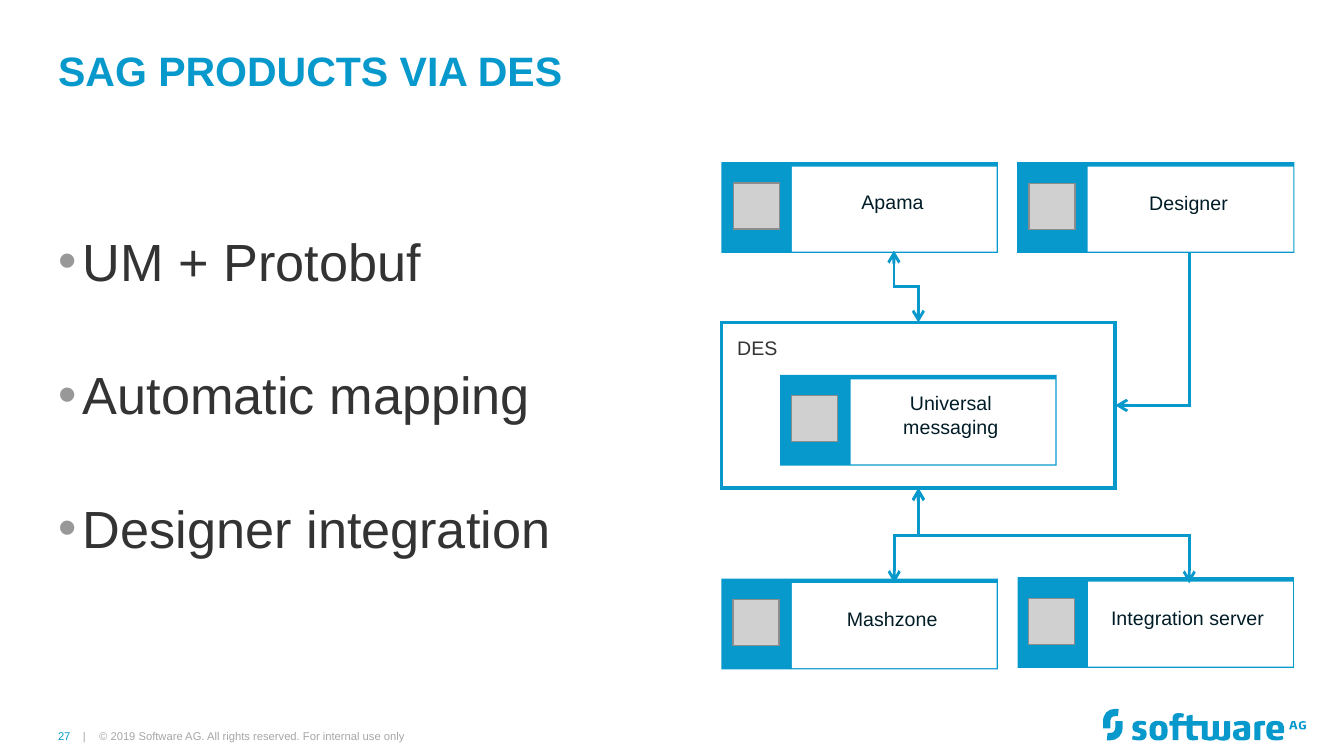
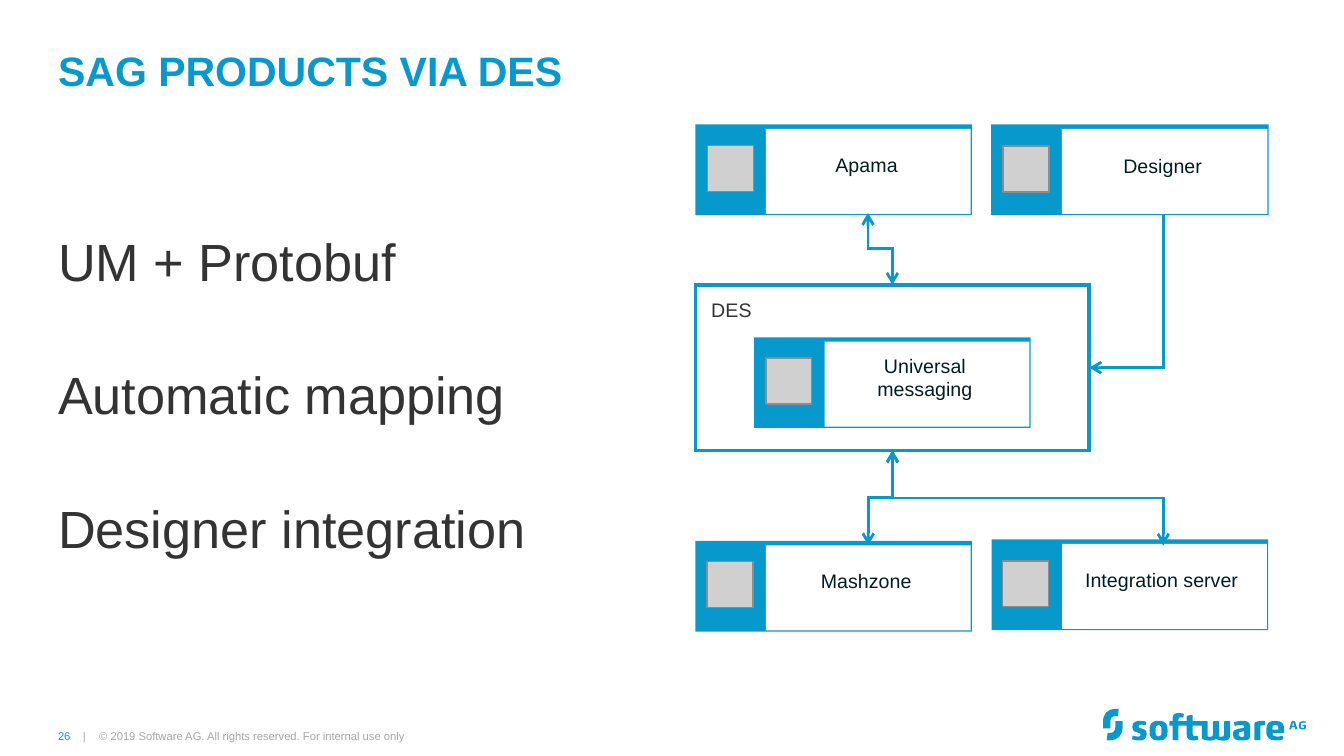
Before and after one commit to Cumulocity-IoT/apama-streaming-analytics-intro-training, a slide deck: slide 26 of Apama GAP Training.pptx (slide 27 before the commit). Drawn at 1344x756 pixels with LibreOffice and Linux fonts; fonts in the diff are those of the drawing; grey boxes stand for pictures; background and template pictures are left out. Boxes give left, top, right and bottom in pixels: in the first picture for what was removed or moved away, otherwise in the second. Text is boxed around its words. In the diff, an @@ line names an element or a change of style, - is before the commit and + after.

```diff
--- a/Apama GAP Training.pptx
+++ b/Apama GAP Training.pptx
@@ text "UM + Protobuf" at [58,243,526,558]: bullet • to none @@
@@ 9 rectangles, 4 pictures, 4 texts, 2 elbow double arrows, 1 elbow arrow: place and size @@
-9 rectangles, 4 pictures, 4 texts, 2 elbow double arrows, 1 elbow arrow at [722,163,1294,668]
+9 rectangles, 4 pictures, 4 texts, 2 elbow double arrows, 1 elbow arrow at [695,125,1269,629]
@@ 2 texts, 2 rectangles, 1 picture, 1 elbow double arrow: place and size @@
-2 texts, 2 rectangles, 1 picture, 1 elbow double arrow at [722,251,1264,669]
+2 texts, 2 rectangles, 1 picture, 1 elbow double arrow at [695,214,1238,632]
@@ page number at [58,732,70,740]: text changed @@
-27 |
+26 |
```
Also in this commit, not shown: 21 other slides changed, 1 slide added, 2 slides removed.
